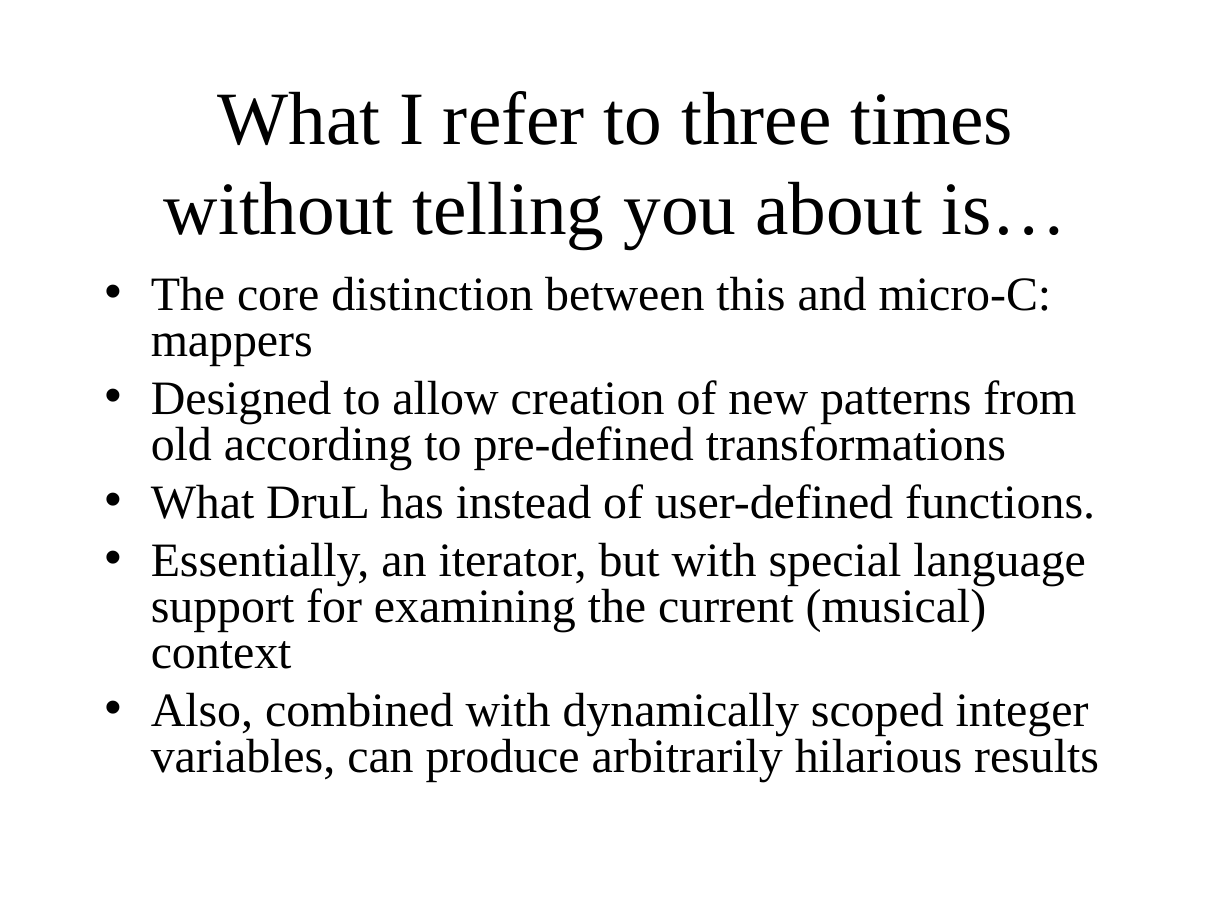
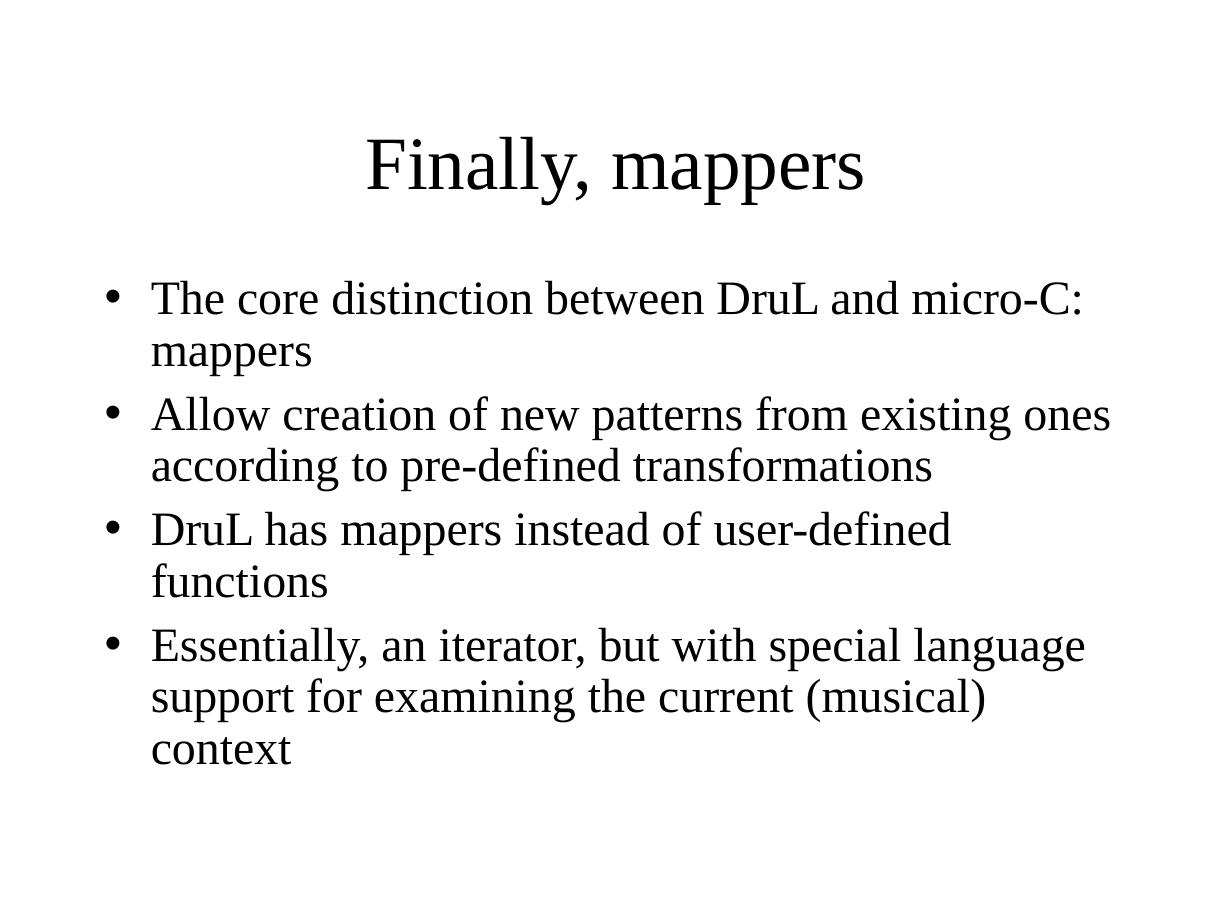
Before and after one commit to waseemilahi/drul, a slide deck: slide 7 of Presentation/Parts1-2.ppt (slide 9 before the commit). Drawn at 1232x924 pixels with LibreOffice and Linux fonts; fonts in the diff are those of the drawing. Boxes give left, top, right and bottom in pixels: in the first picture for what was removed or moved away, otherwise in the second. Text is boxed around its words. In the diff, an @@ line names an element or a change of style, - is before the commit and + after.

```diff
--- a/Presentation/Parts1-2.ppt
+++ b/Presentation/Parts1-2.ppt
@@ title at bbox=[365, 136, 866, 203]: text changed @@
-What I refer to three times without telling you about is…
+Finally, mappers
@@ text at bbox=[151, 280, 1111, 598]: text changed @@
-• The core distinction between this and micro-C: mappers
-• Designed to allow creation of new patterns from old according to pre-defined transformations
-• What DruL has instead of user-defined functions.
+• The core distinction between DruL and micro-C: mappers
+• Allow creation of new patterns from existing ones according to pre-defined transformations
+• DruL has mappers instead of user-defined functions
@@ text at bbox=[151, 627, 1086, 765]: line spacing 0.8 to 0.9 @@
@@ text at bbox=[151, 692, 1099, 782]: paragraph removed @@
-• Also, combined with dynamically scoped integer variables, can produce arbitrarily hilarious results
```
Also in this commit, not shown: 10 other slides changed, 22 slides added, 3 slides removed.
